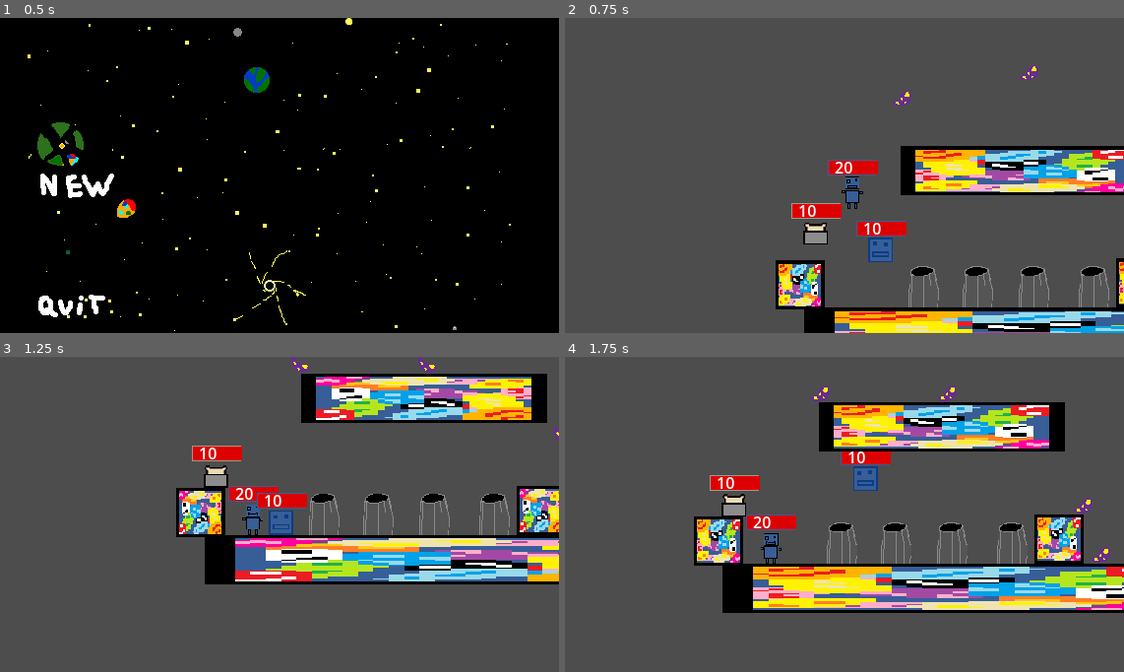
Above: before the commit, frames 1-4 (two rows, left to right).
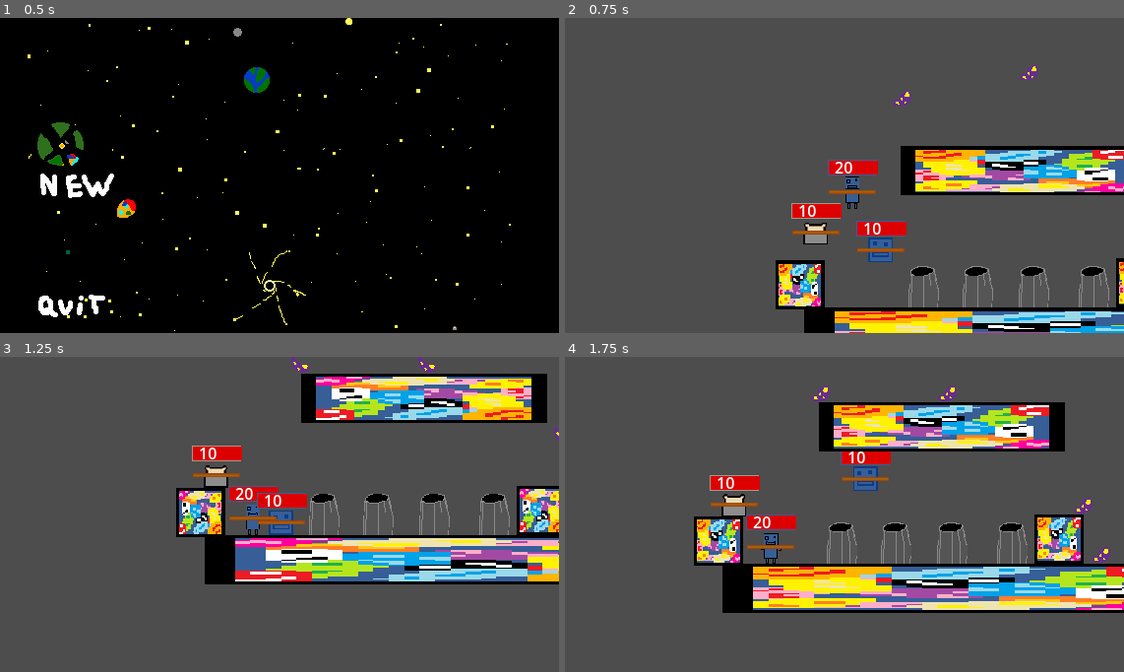
Above: after the commit, the same moments.

Repository: Ksawex4/Block-Jumper-Godot
Game: Godot game, scene res://Scenes/main_menu.tscn
Two runs of this game, one before a commit and one after it. Both use one fixed random seed, a clock stepped at 60 frames per second and the inputs below. Before the commit the project starts from res://Scenes/main_screen.tscn.
Inputs (mouse positions are in pixels of both pictures, inside the frame that each line leads up to):
- Up to frame 1 (0.5 s): no input
- Up to frame 2 (0.75 s): click (637, 184) at 0.5 s
- Up to frame 3 (1.25 s): no input
- Up to frame 4 (1.75 s): hold D (FencyRight) from 1.28 s (still down); tap 1 (CamFency) at 1.35 s; tap W (FencyJump) at 1.52 s

Frame 1 is identical in both runs. In frame 2, 0.3% of the frame differs, in the area x 40-61%, y 54-75%; in frame 3, 0.3%; in frame 4, 0.3%.

Commit message:
added stick (kills things that hurt)

Diff:
--- a/Scenes/Objects/kill_block.tscn
+++ b/Scenes/Objects/kill_block.tscn
@@ -17,6 +17,9 @@
 [sub_resource type="RectangleShape2D" id="RectangleShape2D_awlhv"]
 size = Vector2(25, 25)
 
+[sub_resource type="RectangleShape2D" id="RectangleShape2D_mdu3c"]
+size = Vector2(25, 25)
+
 [node name="KillBlock" type="CharacterBody2D"]
 collision_layer = 4
 collision_mask = 0
@@ -31,3 +34,10 @@
 
 [node name="CollisionShape2D" type="CollisionShape2D" parent="."]
 shape = SubResource("RectangleShape2D_awlhv")
+
+[node name="Area2D" type="Area2D" parent="."]
+collision_layer = 4
+collision_mask = 0
+
+[node name="CollisionShape2D" type="CollisionShape2D" parent="Area2D"]
+shape = SubResource("RectangleShape2D_mdu3c")
--- a/Scenes/Objects/pan_loduwka.tscn
+++ b/Scenes/Objects/pan_loduwka.tscn
@@ -36,6 +36,8 @@
 jumpKey = "PanLoduwkaJump"
 WhosHp = "PanLoduwkaHP"
 WhosMaxHp = "PanLoduwkaMaxHP"
+stick = "PLStick"
+who = "PanLoduwka"
 
 [node name="PanLoduwkaMesh" type="MeshInstance2D" parent="."]
 rotation = 3.14159
--- /dev/null
+++ b/Scenes/Objects/stick.tscn
@@ -0,0 +1,31 @@
+[gd_scene load_steps=5 format=3 uid="uid://pvjoht0ijntt"]
+
+[ext_resource type="Script" uid="uid://bdgnspux6dcp5" path="res://Scripts/stick.gd" id="1_aadve"]
+[ext_resource type="Texture2D" uid="uid://c8xh7cmsdmc0r" path="res://Textures/Stick/Stick.png" id="2_isrs7"]
+
+[sub_resource type="RectangleShape2D" id="RectangleShape2D_nrqr7"]
+size = Vector2(48, 4)
+
+[sub_resource type="RectangleShape2D" id="RectangleShape2D_r447c"]
+size = Vector2(48, 4)
+
+[node name="Stick" type="CharacterBody2D"]
+collision_layer = 0
+collision_mask = 0
+script = ExtResource("1_aadve")
+
+[node name="Sprite2D" type="Sprite2D" parent="."]
+texture = ExtResource("2_isrs7")
+
+[node name="CollisionShape2D" type="CollisionShape2D" parent="."]
+shape = SubResource("RectangleShape2D_nrqr7")
+disabled = true
+
+[node name="Area2D" type="Area2D" parent="."]
+collision_layer = 0
+collision_mask = 4
+
+[node name="CollisionShape2D" type="CollisionShape2D" parent="Area2D"]
+shape = SubResource("RectangleShape2D_r447c")
+
+[connection signal="body_entered" from="Area2D" to="." method="_on_area_2d_body_entered"]
--- a/Scenes/Objects/toasty.tscn
+++ b/Scenes/Objects/toasty.tscn
@@ -20,6 +20,8 @@
 gravityDifference = 10
 WhosHp = "ToastyHP"
 WhosMaxHp = "ToastyMaxHP"
+stick = "TStick"
+who = "Toasty"
 
 [node name="ToastyMesh" type="MeshInstance2D" parent="."]
 texture_filter = 1
--- a/Scenes/test_room.tscn
+++ b/Scenes/test_room.tscn
@@ -9,6 +9,7 @@
 [ext_resource type="PackedScene" path="res://Scenes/Objects/smooth_camera.tscn" id="7_hjqbe"]
 [ext_resource type="AudioStream" uid="uid://lst2ll0xq7yu" path="res://Songs/souZworkaSong.wav" id="8_8h618"]
 [ext_resource type="PackedScene" uid="uid://0ynbmsngdc15" path="res://Scenes/Objects/trash_can.tscn" id="9_f2n0o"]
+[ext_resource type="PackedScene" uid="uid://pvjoht0ijntt" path="res://Scenes/Objects/stick.tscn" id="10_3rmdf"]
 
 [node name="TestRoom" type="Node2D"]
 
@@ -82,3 +83,6 @@
 
 [node name="TrashCan4" parent="." instance=ExtResource("9_f2n0o")]
 position = Vector2(149, 242)
+
+[node name="Stick" parent="." instance=ExtResource("10_3rmdf")]
+position = Vector2(159, 205)
--- a/Scripts/Global.gd
+++ b/Scripts/Global.gd
@@ -7,8 +7,12 @@
 var FencyMaxHP = 10
 var ToastyMaxHP = 10
 var PanLoduwkaMaxHP = 20
+var FStick = true
+var PLStick = true
+var TStick = true
 var Beans = 0
 var FollowWho = "Fency"
+var spawn = 0
 
 func _process(delta: float) -> void:
 	if Input.is_action_just_pressed("Quit"):
@@ -23,4 +27,4 @@
 	PanLoduwkaHP = 20
 	FollowWho = "Fency"
 	Beans = 0
-	get_tree().change_scene_to_file("res://Scenes/main_screen.tscn")
+	get_tree().change_scene_to_file("res://Scenes/main_menu.tscn")
--- a/Scripts/Player.gd
+++ b/Scripts/Player.gd
@@ -8,15 +8,26 @@
 @export var gravityDifference = 0
 @export var WhosHp = "FencyHP"
 @export var WhosMaxHp = "FencyMaxHP"
+@export var stick = "FStick"
+@export var who = "Fency"
+var stickInstance
+var stickSpawnCooldown = 0.0
 
 func _ready() -> void:
 	updateBar()
+	if Global.get(stick):
+		spawnStick()
 
 func _physics_process(delta: float) -> void:
 	var scene = get_tree().current_scene
-
 	if Global.get(WhosHp) <= 0:
 		queue_free()
+
+	if stickSpawnCooldown > 0.0:
+		stickSpawnCooldown -= 0.1
+
+	if !stickInstance && Global.get(stick) && stickSpawnCooldown <= 0.0:
+		spawnStick()
 
 	if !is_on_floor():
 		velocity.y += Global.Gravity + gravityDifference
@@ -52,3 +63,15 @@
 		$Control/Label.text = str(HP) + " / " + str(MaxHP)
 	else:
 		$Control/Label.text = str(HP)
+
+func spawnStick():
+	stickSpawnCooldown = 0.3
+	var scene = get_tree().current_scene
+	if stickInstance:
+		stickInstance.queue_free()
+	stickInstance = preload("res://Scenes/Objects/stick.tscn").instantiate()
+	scene.add_child.call_deferred(stickInstance)
+	stickInstance.who = str(who)
+	stickInstance.stick = stick
+	if get_tree().current_scene.scene_file_path == "res://Scenes/main_menu.tscn":
+		stickInstance.visible = false
--- /dev/null
+++ b/Scripts/stick.gd
@@ -0,0 +1,20 @@
+extends CharacterBody2D
+
+var who = "Fency"
+var stick = "FStick"
+
+func _process(delta: float) -> void:
+	var scene = get_tree().current_scene
+	if scene.has_node(who):
+		position = scene.get_node(who).position
+		if !Global.get(stick):
+			queue_free()
+	else:
+		queue_free()
+
+func _on_area_2d_body_entered(body: Node2D) -> void:
+	print("body entered: " + str(body))
+	print("removing enemy")
+	body.queue_free()
+	Global.set(stick, false)
+	queue_free()
Not shown: 1 places in Scenes/Objects/kill_block.tscn that only renumber resources
Not shown: 6 places in Scenes/main_menu.tscn that only renumber resources
Not shown: 1 places in Scenes/test_room.tscn that only renumber resources
Not shown, added: Scripts/stick.gd.uid
Binary file added: Textures/Stick/Stick.png
Not shown, added: Textures/Stick/Stick.png.import
